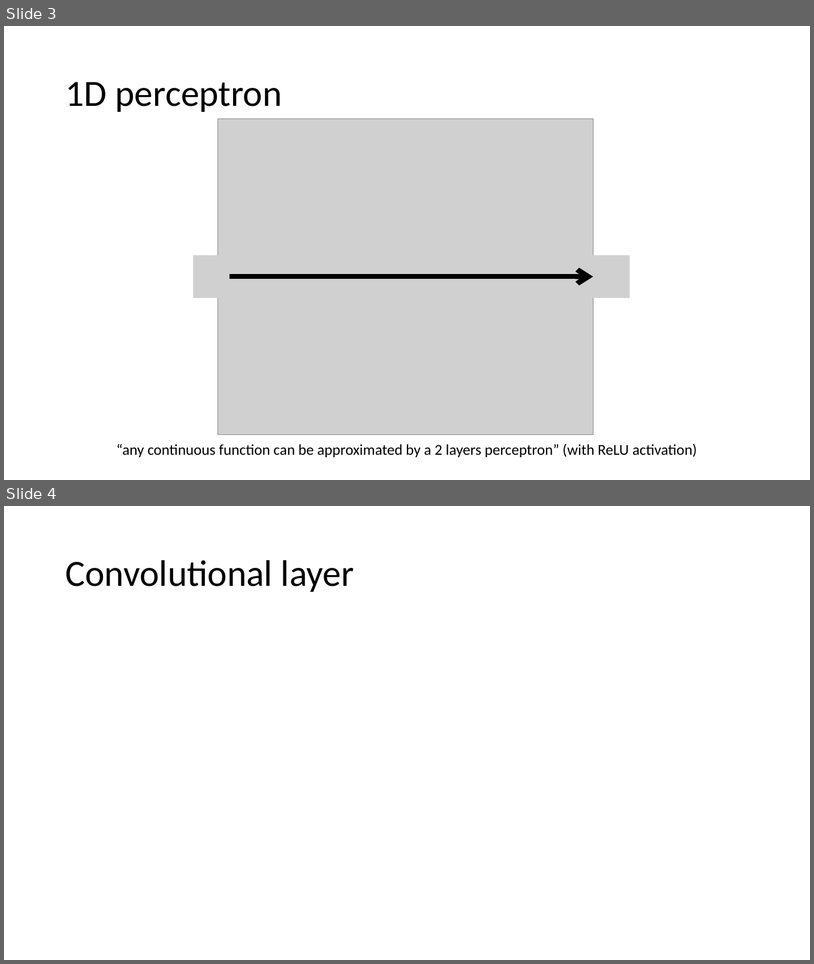
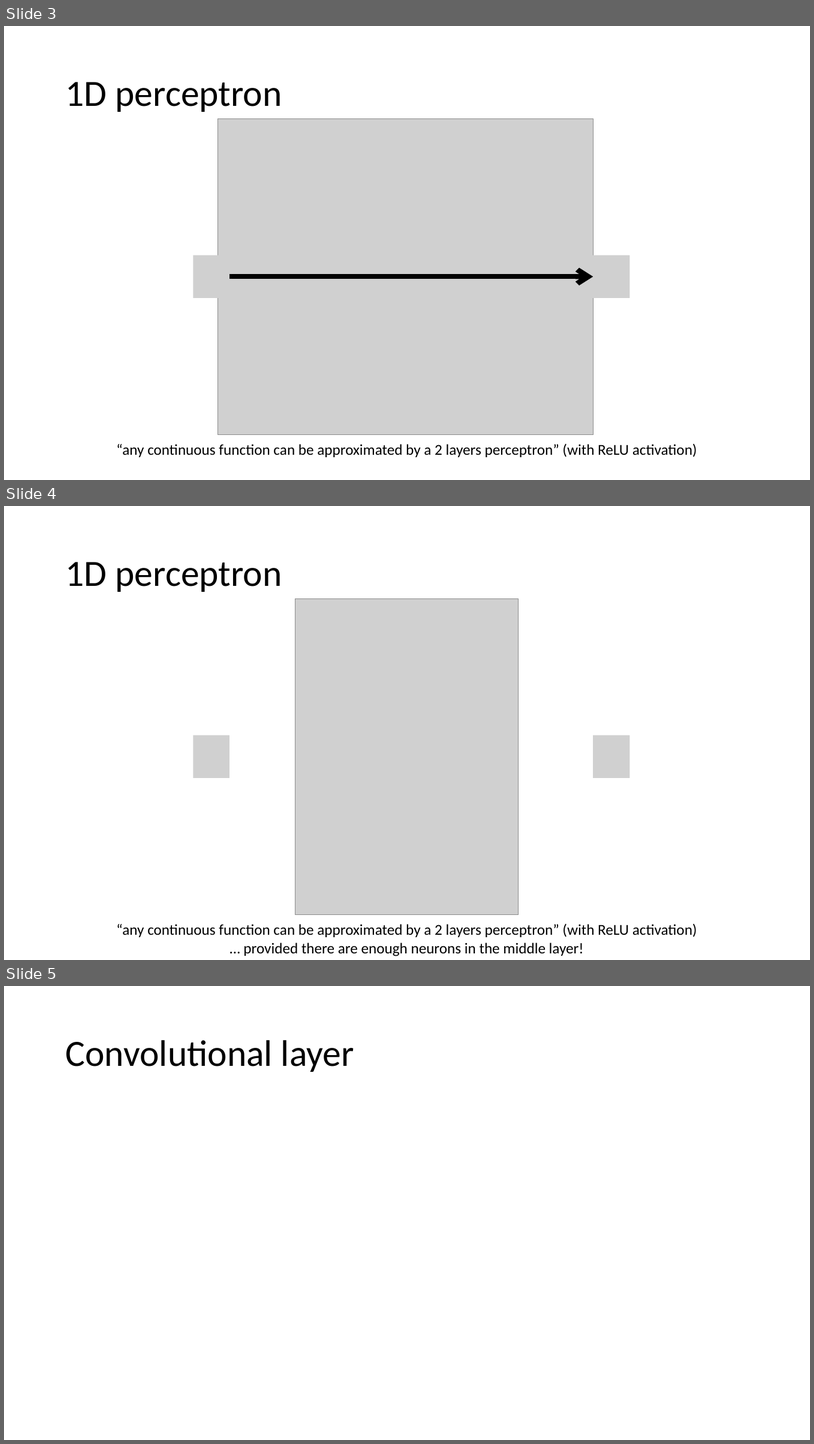
Before and after one commit to MICS-Lab/DeepLearningCourse, a slide deck: Slides_4.pptx. Shown one above the other, each under a label of ours: slides 3 and 4 before the commit, slides 3, 4 and 5 after it. The pictures are 814x964 and 814x1444 pixels, drawn with LibreOffice and Linux fonts; fonts in the diff are those of the drawing; grey boxes stand for pictures. Boxes give left, top, right and bottom in pixels: in the first picture for what was removed or moved away, otherwise in the second. Text is boxed around its words. In the diff, an @@ line names an element or a change of style, - is before the commit and + after.

```diff
--- a/Slides_4.pptx
+++ b/Slides_4.pptx
@@ slide 4 added at box(4, 506, 810, 960), background #FFFFFF @@
@@ title added at box(65, 562, 282, 592), 44 pt, text #000000 @@
+1D perceptron
@@ picture added at box(296, 598, 519, 915) @@
@@ picture added at box(194, 735, 230, 778) @@
@@ picture added at box(593, 735, 630, 778) @@
@@ text added at box(116, 923, 698, 937), 18 pt, text #000000 @@
+“any continuous function can be approximated by a 2 layers perceptron” (with ReLU activation)
@@ text added at box(243, 942, 584, 956), 18 pt, text #000000 @@
+… provided there are enough neurons in the middle layer!
@@ what was slide 4 is now slide 5 @@
```
